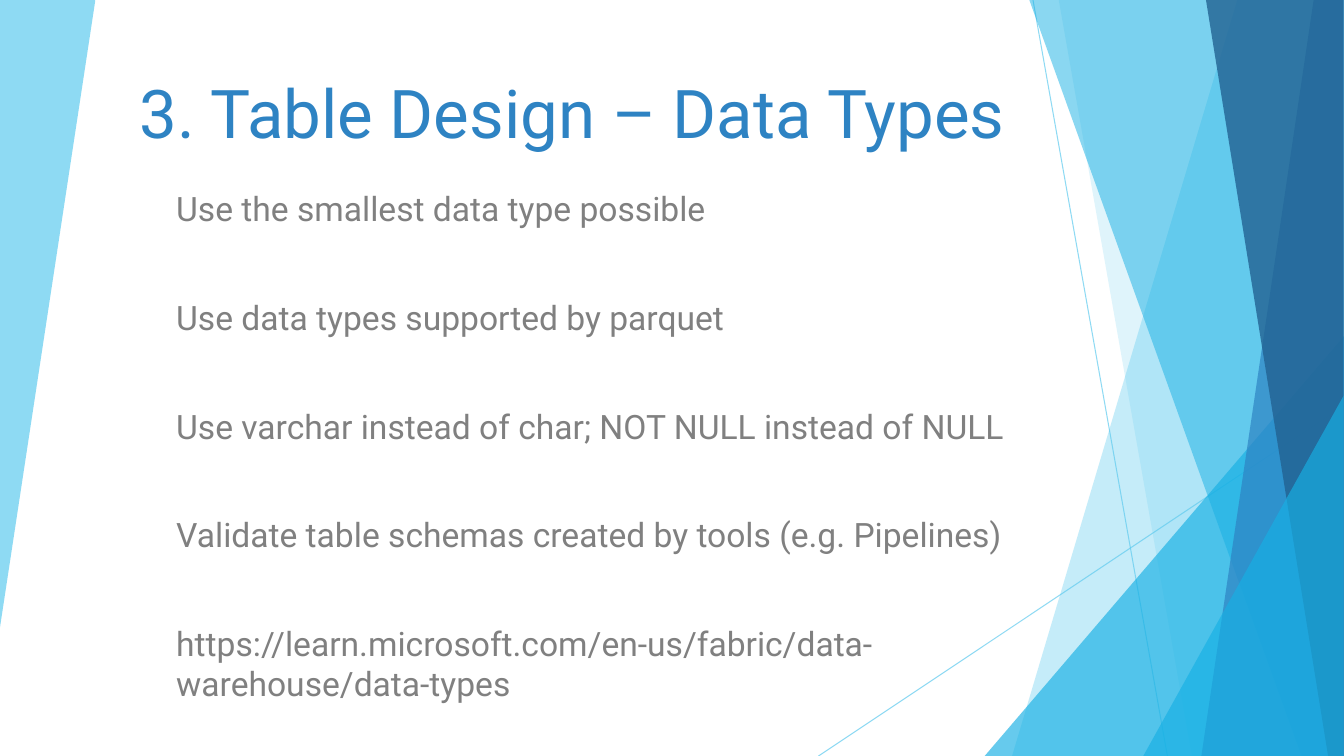
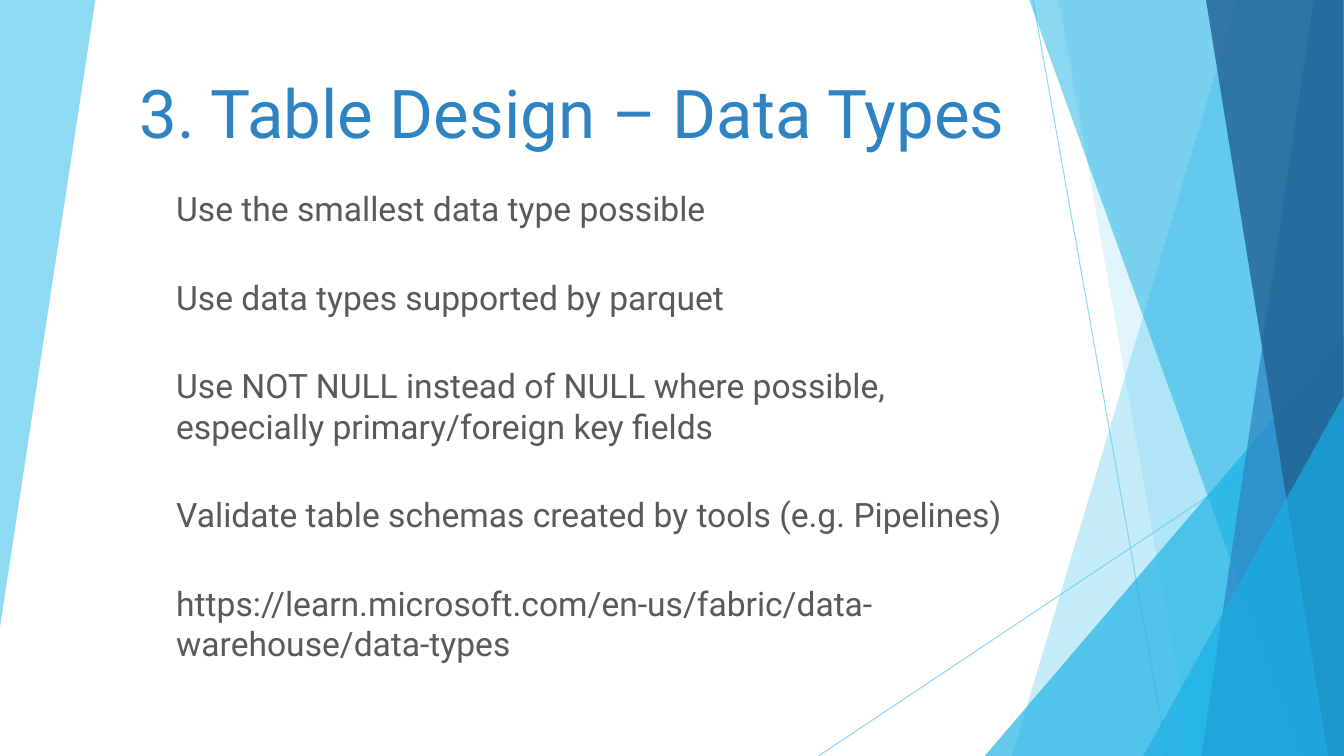
Before and after one commit to DrJekyll325/Presentations, a slide deck: slide 10 of Microsoft Fabric/Tips and Tricks for Microsoft Fabric Data Warehouse/20250717 - Nashville Power BI User Group - Tips and Tricks for Microsoft Fabric Data Warehouse.pptx. Drawn at 1344x756 pixels with LibreOffice and Linux fonts; fonts in the diff are those of the drawing. Boxes give left, top, right and bottom in pixels: in the first picture for what was removed or moved away, otherwise in the second. Text is boxed around its words. In the diff, an @@ line names an element or a change of style, - is before the commit and + after.

```diff
--- a/Microsoft Fabric/Tips and Tricks for Microsoft Fabric Data Warehouse/20250717 - Nashville Power BI User Group - Tips and Tricks for Microsoft Fabric Data Warehouse.pptx
+++ b/Microsoft Fabric/Tips and Tricks for Microsoft Fabric Data Warehouse/20250717 - Nashville Power BI User Group - Tips and Tricks for Microsoft Fabric Data Warehouse.pptx
@@ subtitle at <box>176,196,1002,663</box>: text colour #808080 to #595959 in "Use the smallest data type possible", "Use data types supported by parquet", "Validate table schemas created by tools (e.g. ...", "https://learn.microsoft.com/en-us/fabric/data-warehouse/data ..." @@
@@ subtitle at <box>176,372,885,446</box>: text changed; text colour #808080 to #595959 @@
-Use varchar instead of char; NOT NULL instead of NULL
+Use NOT NULL instead of NULL where possible, especially primary/foreign key fields
```
Also in this commit, not shown: 19 other slides changed, 3 slides added, 1 slide removed.
